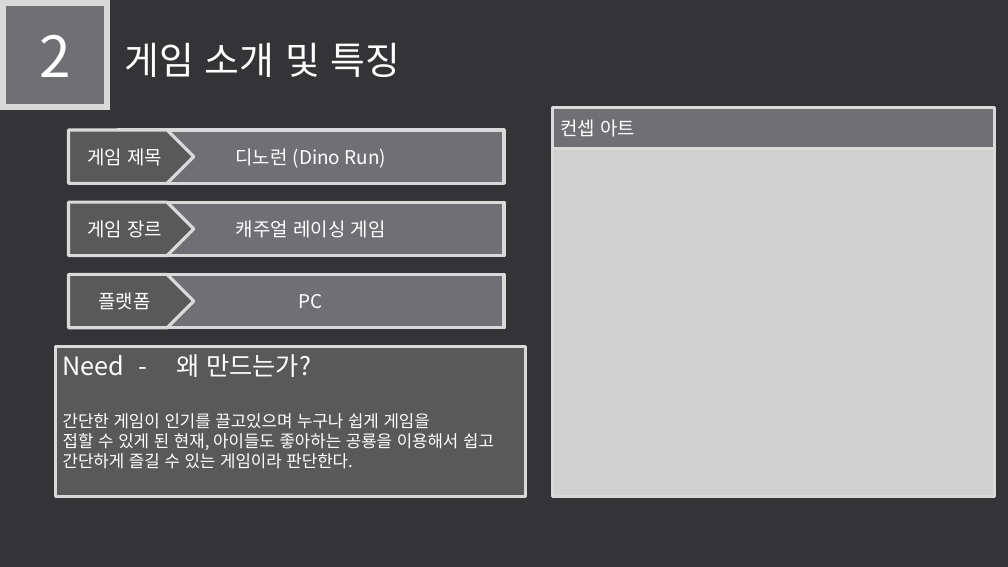
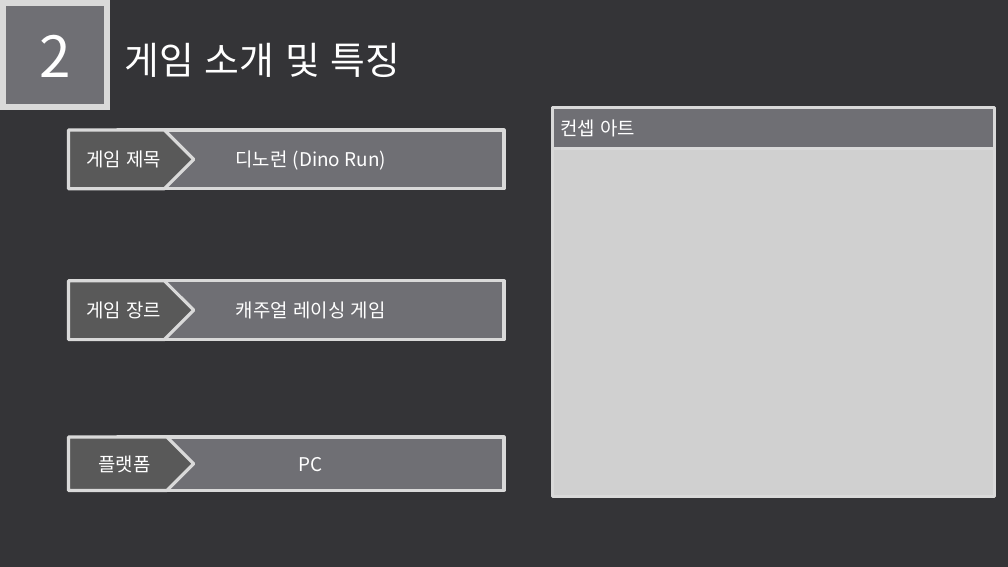
Before and after one commit to LEGO0937/Our_Project, a slide deck: slide 5 of 기획단계/졸작 제안서_α.pptx. Drawn at 1008x567 pixels with LibreOffice and Linux fonts; fonts in the diff are those of the drawing; grey boxes stand for pictures. Boxes give left, top, right and bottom in pixels: in the first picture for what was removed or moved away, otherwise in the second. Text is boxed around its words. In the diff, an @@ line names an element or a change of style, - is before the commit and + after.

Commit message:
need 수정
need 수정

```diff
--- a/기획단계/졸작 제안서_α.pptx
+++ b/기획단계/졸작 제안서_α.pptx
@@ pentagon arrow "게임 제목": place and size @@
-pentagon arrow "게임 제목" at box(69, 130, 194, 184)
+pentagon arrow "게임 제목" at box(69, 130, 194, 189)
@@ rectangle "디노런 (Dino Run)": place and size @@
-rectangle "디노런 (Dino Run)" at box(117, 130, 504, 184)
+rectangle "디노런 (Dino Run)" at box(117, 130, 504, 189)
@@ pentagon arrow "게임 장르": place and size @@
-pentagon arrow "게임 장르" at box(69, 202, 194, 256)
+pentagon arrow "게임 장르" at box(69, 281, 194, 340)
@@ rectangle "캐주얼 레이싱 게임": place and size @@
-rectangle "캐주얼 레이싱 게임" at box(117, 202, 504, 256)
+rectangle "캐주얼 레이싱 게임" at box(117, 281, 504, 340)
@@ rectangle removed at box(55, 346, 526, 496) @@
-Need - 왜 만드는가?
-간단한 게임이 인기를 끌고있으며 누구나 쉽게 게임을
-접할 수 있게 된 현재, 아이들도 좋아하는 공룡을 이용해서 쉽고 간단하게 즐길 수 있는 게임이라 판단한다.
@@ pentagon arrow "플랫폼": place and size @@
-pentagon arrow "플랫폼" at box(69, 274, 194, 328)
+pentagon arrow "플랫폼" at box(69, 437, 194, 491)
@@ rectangle "PC": place and size @@
-rectangle "PC" at box(117, 274, 504, 328)
+rectangle "PC" at box(117, 437, 504, 491)
```
Also in this commit, not shown: 1 other slide changed, 1 slide added.
